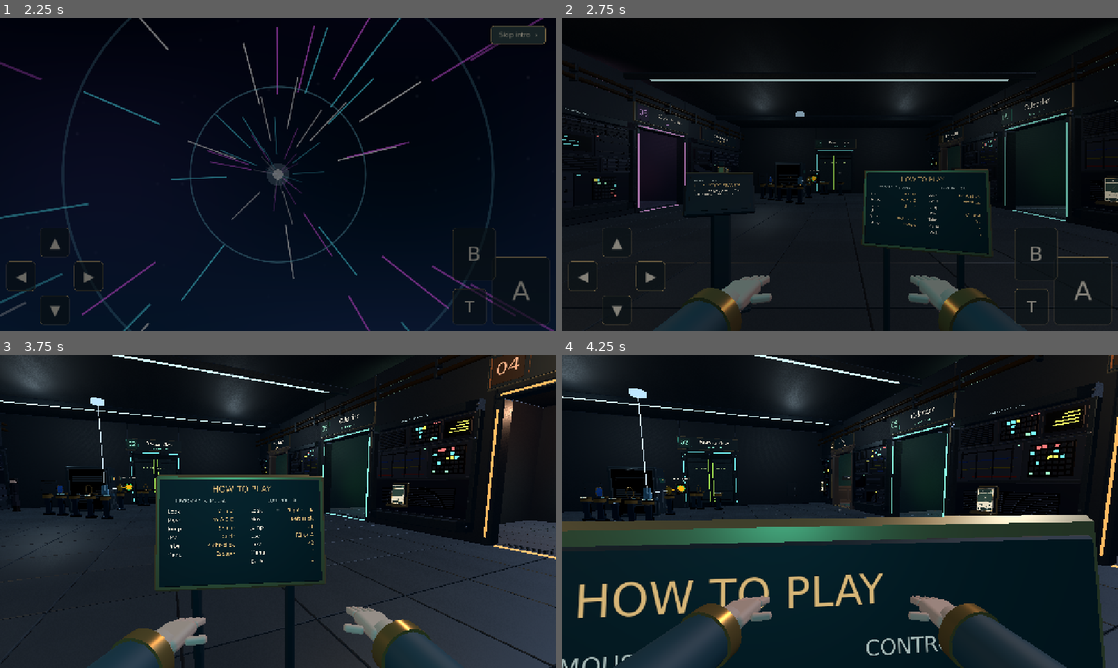
Above: before the commit, frames 1-4 (two rows, left to right).
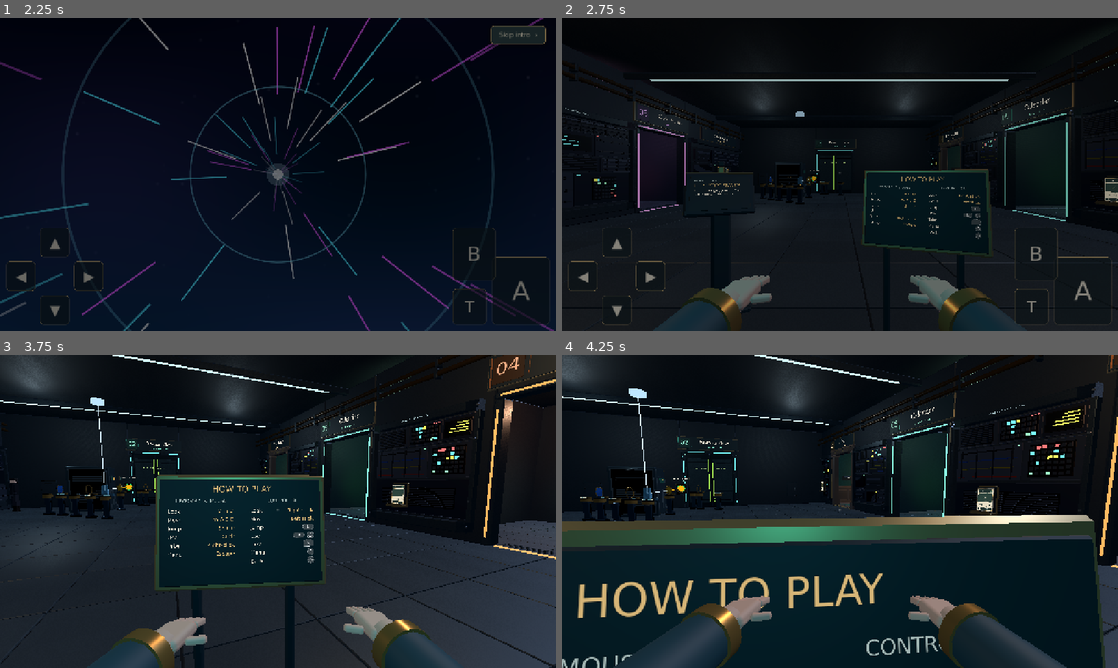
Above: after the commit, the same moments.

Repository: amberwhitehead/pass-the-game
Game: Godot game, scene res://scenes/title/title.tscn
Two runs of this game, one before a commit and one after it. Both use one fixed random seed, a clock stepped at 60 frames per second and the inputs below.
Inputs (mouse positions are in pixels of both pictures, inside the frame that each line leads up to):
- Up to frame 1 (2.25 s): click "New game" at 0.5 s; click "Skip intro ›" at 1.25 s; click "Skip intro ›" at 2 s
- Up to frame 2 (2.75 s): no input
- Up to frame 3 (3.75 s): tap Enter (ui_accept) at 2.75 s; move the mouse to (400, 495) at 2.77 s; hold Right (move_right) 2.78-3.53 s; hold E (interact) 2.78-3.53 s; click (400, 495) at 2.92 s; tap Space (jump) at 3.02 s; tap R (secondary) at 3.05, 3.6 s; move the mouse to (250, 511) at 3.52 s; hold W (move_up) from 3.53 s (still down); click (250, 511) at 3.67 s
- Up to frame 4 (4.25 s): keep holding W (move_up); tap Space (jump) at 3.77 s; tap E (interact) at 3.8 s

Frame 1 is identical in both runs. In frame 2, 0.1% of the frame differs, in the area x 72-76%, y 60-71%; in frame 3, 0.2%, in the area x 52-57%, y 54-67%; in frame 4, nothing differs.

Commit message:
Draw controller buttons to match the pad; make R2 taps reliable
- ui/pad_glyph.gd draws a button like the real one: PlayStation ✕ ○ □ △
  in their colours, L1/R1 bars and L2/R2 triggers, OPTIONS; Xbox coloured
  A B X Y, LB/RB, LT/RT; an unknown pad gets a plain circle (marking which
  face button) or a plain rectangle. PadLabels.kind() tells them apart.
- The hall prompt's badges, the conversation box's continue hint and the
  How to play placard (via small viewports) use the drawn buttons, and
  follow the pad that is plugged in.
- R2 is read per event with hysteresis (press at 0.35, release at 0.15):
  polling once per tick missed quick taps of the analog trigger.

Co-Authored-By: Claude Opus 5.5 <noreply@anthropic.com>

Diff:
--- a/godot/autoload/game.gd
+++ b/godot/autoload/game.gd
@@ -182,7 +182,7 @@
 		["strafe_left", JOY_AXIS_LEFT_X, -1.0], ["strafe_right", JOY_AXIS_LEFT_X, 1.0],
 		["look_left", JOY_AXIS_RIGHT_X, -1.0], ["look_right", JOY_AXIS_RIGHT_X, 1.0],
 		["look_up", JOY_AXIS_RIGHT_Y, -1.0], ["look_down", JOY_AXIS_RIGHT_Y, 1.0],
-		["secondary", JOY_AXIS_TRIGGER_RIGHT, 1.0],  # R2: a target's second action (take a prism)
+		["secondary", JOY_AXIS_TRIGGER_RIGHT, 1.0],  # R2: a target's second action (the player reads it per event)
 	]
 	for action in ["look_left", "look_right", "look_up", "look_down", "strafe_left", "strafe_right", "pause", "secondary"]:
 		_ensure(action)
--- a/godot/autoload/pad_labels.gd
+++ b/godot/autoload/pad_labels.gd
@@ -29,3 +29,24 @@
 	# Browsers report a DualSense as "DualSense Wireless Controller"; some older pads
 	# only as "Wireless Controller", which is Sony's name for both.
 	return name.begins_with("wireless controller")
+
+
+## Lower-case pieces of a pad's reported name that mark an Xbox (or XInput) controller.
+const XBOX_NAMES := ["xbox", "xinput", "microsoft", "x-box"]
+
+
+## "playstation", "xbox", or "generic" when the pad's name says neither (or no pad).
+## device -1 checks the first connected pad.
+static func kind(device := -1) -> String:
+	if device < 0:
+		var pads := Input.get_connected_joypads()
+		if pads.is_empty():
+			return "generic"
+		device = pads[0]
+	if is_playstation(device):
+		return "playstation"
+	var name := Input.get_joy_name(device).to_lower()
+	for piece: String in XBOX_NAMES:
+		if piece in name:
+			return "xbox"
+	return "generic"
--- a/godot/scenes/escape/controls_placard.gd
+++ b/godot/scenes/escape/controls_placard.gd
@@ -8,14 +8,18 @@
 const Sign := preload("res://ui/world_sign.gd")
 const KeyBindings := preload("res://autoload/key_bindings.gd")
 const PadLabels := preload("res://autoload/pad_labels.gd")
+const PadGlyph := preload("res://ui/pad_glyph.gd")
 
 const BOARD_AT := Vector3(0, 1.3, .06)
 const BOARD_SIZE := Vector2(.95, .62)
 
 const LINE_H := .05
+const GLYPH_PX := 48.0        ## Drawn button height, in pixels, before it goes on the board...
+const GLYPH_H := .042         ## ...and its height on the board, in metres.
 const ROWS := 7
-## Per section, one [action, button] pair of labels per line: the action pinned left, the
-## button pinned right, so the buttons line up down the section's right edge.
+## Per section, one row per line: [action label, button label, glyph slots]. The action is
+## pinned left and the button right, so the buttons line up down the section's right edge.
+## Controller buttons are drawn (ui/pad_glyph.gd) to look like the pad that is plugged in.
 var keyboard: Array = []
 var controller: Array = []
 
@@ -36,11 +40,32 @@
 	_fill(controller, controller_lines())
 
 
-static func _fill(rows: Array, lines: Array) -> void:
+func _fill(rows: Array, lines: Array) -> void:
+	var kind := PadLabels.kind()
 	for i in rows.size():
 		var pair: Array = lines[i] if i < lines.size() else ["", ""]
-		rows[i][0].text = pair[0]
-		rows[i][1].text = pair[1]
+		var row: Array = rows[i]
+		row[0].text = pair[0]
+		var glyphs: Array = pair[1] if pair[1] is Array else []
+		row[1].text = pair[1] if pair[1] is String else ""
+		# Lay the drawn buttons right to left from the section's right edge.
+		var right: float = row[1].position.x
+		for k in row[2].size():
+			var slot: Dictionary = row[2][k]
+			var sprite: Sprite3D = slot.sprite
+			sprite.visible = k < glyphs.size()
+			if not sprite.visible:
+				continue
+			var glyph: Control = slot.glyph
+			glyph.button = glyphs[glyphs.size() - 1 - k]
+			glyph.kind = kind
+			var px := PadGlyph.size_for(glyph.button, kind, GLYPH_PX)
+			slot.viewport.size = Vector2i(px.ceil())
+			glyph.size = px
+			slot.viewport.render_target_update_mode = SubViewport.UPDATE_ONCE
+			var width := px.x * sprite.pixel_size
+			sprite.position = Vector3(right - width * 0.5, row[1].position.y, row[1].position.z + .002)
+			right -= width + .015
 
 
 ## [action, button] per line.
@@ -56,15 +81,16 @@
 	]
 
 
+## A list instead of a word means drawn buttons (ui/pad_glyph.gd names).
 static func controller_lines() -> Array:
 	return [
 		["Look", "Right stick"],
 		["Move", "Left stick"],
-		["Jump", "L1"],
-		["Use", "R1 or %s" % PadLabels.face(JOY_BUTTON_A)],
-		["Take", "R2"],
-		["Menu", PadLabels.face(JOY_BUTTON_Y)],
-		["Back", PadLabels.face(JOY_BUTTON_B)],
+		["Jump", ["l1"]],
+		["Use", ["r1", "a"]],
+		["Take", ["r2"]],
+		["Menu", ["y"]],
+		["Back", ["b"]],
 	]
 
 
@@ -108,4 +134,31 @@
 			button.horizontal_alignment = HORIZONTAL_ALIGNMENT_RIGHT
 			button.position = Vector3(center + half, y, .012)
 			board.add_child(button)
-			rows.append([action, button])
+			var slots: Array = []
+			if column > 0:
+				for k in 2:
+					slots.append(_glyph_slot(board))
+			rows.append([action, button, slots])
+
+
+## A drawn controller button on the board: a small viewport holding a PadGlyph, shown on a
+## Sprite3D. It is redrawn only when the button or the pad changes.
+func _glyph_slot(board: Node3D) -> Dictionary:
+	var viewport := SubViewport.new()
+	viewport.transparent_bg = true
+	viewport.disable_3d = true
+	viewport.gui_disable_input = true
+	viewport.size = Vector2i(64, 48)
+	viewport.render_target_update_mode = SubViewport.UPDATE_ONCE
+	add_child(viewport)
+	var glyph := PadGlyph.new()
+	glyph.glyph_height = GLYPH_PX
+	viewport.add_child(glyph)
+	var sprite := Sprite3D.new()
+	sprite.texture = viewport.get_texture()
+	sprite.pixel_size = GLYPH_H / GLYPH_PX
+	sprite.shaded = false
+	sprite.alpha_cut = SpriteBase3D.ALPHA_CUT_DISABLED
+	sprite.visible = false
+	board.add_child(sprite)
+	return {"viewport": viewport, "glyph": glyph, "sprite": sprite}
--- a/godot/scenes/escape/hub_hud.gd
+++ b/godot/scenes/escape/hub_hud.gd
@@ -81,20 +81,25 @@
 		_interact_key = "touch"
 
 
-## The interact prompt's badge: R1 while a controller is plugged in (✕ works too),
-## A after touching the screen, otherwise Click.
+## The interact prompt's badge: the R1 button drawn for the plugged-in controller (✕ and
+## its look-alikes work too), A after touching the screen, otherwise Click.
 func _interact_label() -> String:
 	if not Input.get_connected_joypads().is_empty():
-		return "R1"
+		return "pad:r1:" + _pad_kind()
 	return "A" if _interact_key == "touch" else "Click"
 
 
-## The second action's badge: R2 while a controller is plugged in, T after touching the
-## screen, otherwise Right-click.
+## The second action's badge: the R2 trigger drawn for the plugged-in controller, T after
+## touching the screen, otherwise Right-click.
 func _secondary_label() -> String:
 	if not Input.get_connected_joypads().is_empty():
-		return "R2"
+		return "pad:r2:" + _pad_kind()
 	return "T" if _interact_key == "touch" else "Right-click"
+
+
+## "playstation", "xbox" or "generic": the pad last used, or the first one plugged in.
+func _pad_kind() -> String:
+	return PadLabels.kind(_pad_device if _pad_device in Input.get_connected_joypads() else -1)
 
 
 ## A face button's name for the last input: the controller's own symbol, or the touch
--- a/godot/scenes/room/player.gd
+++ b/godot/scenes/room/player.gd
@@ -96,9 +96,6 @@
 		pitch = -_axis("look_up", "look_down") * look_speed
 		_strength("jump")  # Clears a hold-over once Space is released.
 		jump = Input.is_action_just_pressed("jump") and not _suppressed.has("jump")
-		# R2 is an analog trigger, so it is read as a press here rather than per event.
-		if Input.is_action_just_pressed("secondary") and _pad_secondary():
-			_use_secondary()
 	rotation.y += yaw * delta
 	_pitch(pitch * delta)
 	# Yaw-only axes: looking up or down never tilts or slows walking.
@@ -195,6 +192,9 @@
 
 
 func _unhandled_input(event: InputEvent) -> void:
+	if event is InputEventJoypadMotion and event.axis == JOY_AXIS_TRIGGER_RIGHT:
+		_r2_motion(event)
+		return
 	# A left click interacts while the mouse is looking around (E still works too).
 	var click: bool = event is InputEventMouseButton and event.pressed \
 		and event.button_index == MOUSE_BUTTON_LEFT and event.device != InputEvent.DEVICE_ID_EMULATION \
@@ -227,10 +227,19 @@
 	target.secondary(self)
 
 
-## True while the secondary action is held on a controller (not the keyboard's R, which
-## arrives as an event in _unhandled_input).
-func _pad_secondary() -> bool:
-	for d in Input.get_connected_joypads():
-		if Input.get_joy_axis(d, JOY_AXIS_TRIGGER_RIGHT) > 0.5:
-			return true
-	return false
+
+## R2 is analog. Read per event, with hysteresis, so a quick tap that goes up and back
+## between two game ticks still counts (polling once per tick missed those), and a
+## trigger resting around the threshold doesn't fire twice.
+const R2_PRESS := 0.35
+const R2_RELEASE := 0.15
+var _r2_down := {}  ## device -> R2 counted as held
+
+
+func _r2_motion(event: InputEventJoypadMotion) -> void:
+	var down: bool = _r2_down.get(event.device, false)
+	if not down and event.axis_value >= R2_PRESS:
+		_r2_down[event.device] = true
+		_use_secondary()
+	elif down and event.axis_value <= R2_RELEASE:
+		_r2_down[event.device] = false
--- a/godot/tests/controls_menu_test.gd
+++ b/godot/tests/controls_menu_test.gd
@@ -259,8 +259,9 @@
 	var sheet: PanelContainer = load("res://ui/conversation_sheet.gd").new()
 	root.add_child(sheet)
 	sheet.arrive()
-	var continue_key := "R1" if not Input.get_connected_joypads().is_empty() else "CLICK"  # This machine may have a pad plugged in.
-	_expect(sheet.hint.text == continue_key + "  /  CONTINUE", "Dialogue says %s to continue, whatever the keys (%s)" % [continue_key, sheet.hint.text])
+	var pad_in := not Input.get_connected_joypads().is_empty()  # This machine may have a pad plugged in.
+	_expect((sheet.glyph.visible and sheet.hint.text.strip_edges() == "CONTINUE") if pad_in else sheet.hint.text == "CLICK  /  CONTINUE",
+		"Dialogue shows the pad's R1, or says click, to continue (%s)" % sheet.hint.text)
 	sheet.queue_free()
 	_expect("J" in _player.mouse_capture._hint_text() and "Q for the menu" in _player.mouse_capture._hint_text(),
 		"The click-to-look card names the new keys")
--- a/godot/tests/objective_console_test.gd
+++ b/godot/tests/objective_console_test.gd
@@ -34,8 +34,8 @@
 	_expect(console._text.text == Objectives.current().text and "EGYPT" in console._chapter.text, "It shows the first objective")
 	_expect(not _hud_mentions("FIELD NOTES"), "The top-left objective panel is gone")
 	var pads := not Input.get_connected_joypads().is_empty()  # This machine may have a pad plugged in.
-	_expect(_room.hud._interact_label() == ("R1" if pads else "Click"), "The prompt says Click, or R1 with a controller plugged in")
-	_expect(_room.hud._secondary_label() == ("R2" if pads else "Right-click"), "...and Right-click, or R2, for a second action")
+	_expect(_room.hud._interact_label().begins_with("pad:r1:") if pads else _room.hud._interact_label() == "Click", "The prompt says Click, or shows R1 with a controller plugged in")
+	_expect(_room.hud._secondary_label().begins_with("pad:r2:") if pads else _room.hud._secondary_label() == "Right-click", "...and Right-click, or R2, for a second action")
 	var drift := InputEventJoypadMotion.new()
 	drift.device = 2
 	drift.axis = JOY_AXIS_LEFT_X
@@ -52,7 +52,7 @@
 	press.pressed = false
 	Input.parse_input_event(press)
 	await process_frame
-	_expect(_room.hud._interact_label() == ("R1" if not Input.get_connected_joypads().is_empty() else "Click"),
+	_expect(_room.hud._interact_label().begins_with("pad:r1:") != Input.get_connected_joypads().is_empty(),
 		"The prompt says R1 only while a controller is plugged in")
 	var key := InputEventKey.new()
 	key.keycode = KEY_SHIFT
@@ -63,6 +63,7 @@
 	Input.parse_input_event(key)
 	await process_frame
 
+	await _r2_taps()
 	await _point_at(console, _room.get_node("Challenge4").global_position, "Egypt's station")
 
 	_game.set_flag("escape_prism_solved")
@@ -93,6 +94,32 @@
 	_expect(console.blinks_done == 3 and not console._beam.visible, "It blinks three times at %s, then goes dark" % what)
 
 
+## R2 is analog: a tap that rises and falls between two game ticks still takes, once;
+## a trigger hovering around the threshold doesn't take twice.
+func _r2_taps() -> void:
+	var player = _room.get_node("Player")
+	var dummy := _Taker.new()
+	dummy.secondary_prompt = "Take it"
+	_room.add_child(dummy)
+	for values in [[0.0, 0.8, 0.0], [0.0, 0.4, 0.3, 0.38, 0.32, 0.0]]:
+		dummy.taken = 0
+		for v in values:
+			player.target = dummy  # Normally set by looking at it each tick.
+			var m := InputEventJoypadMotion.new()
+			m.device = 2
+			m.axis = JOY_AXIS_TRIGGER_RIGHT
+			m.axis_value = v
+			player._unhandled_input(m)
+		_expect(dummy.taken == 1, "R2 %s takes exactly once (%d)" % [values, dummy.taken])
+	dummy.queue_free()
+
+
+class _Taker extends Interactable:
+	var taken := 0
+	func secondary(_p: Node3D) -> void:
+		taken += 1
+
+
 func _hud_mentions(text: String) -> bool:
 	for label in _room.hud.find_children("*", "Label", true, false):
 		if text in (label as Label).text:
--- a/godot/ui/conversation_sheet.gd
+++ b/godot/ui/conversation_sheet.gd
@@ -2,9 +2,12 @@
 ## Shared dialogue typography and frame; callers retain their story/typewriter logic.
 const Style := preload("res://ui/game_style.gd")
 const KeyBindings := preload("res://autoload/key_bindings.gd")
+const PadGlyph := preload("res://ui/pad_glyph.gd")
+const PadLabels := preload("res://autoload/pad_labels.gd")
 var speaker: Label
 var copy: RichTextLabel
 var hint: Label
+var glyph: Control  ## The controller's R1, drawn, before the hint while a pad is plugged in.
 var _arrival: Tween
 var _key := ""  # Empty = keyboard: the current Interact key.
 
@@ -25,6 +28,12 @@
 	speaker.add_theme_color_override("font_color", Style.GOLD)
 	speaker.size_flags_horizontal = Control.SIZE_EXPAND_FILL
 	header.add_child(speaker)
+	glyph = PadGlyph.new()
+	glyph.button = "r1"
+	glyph.glyph_height = 16.0
+	glyph.size_flags_vertical = Control.SIZE_SHRINK_CENTER
+	glyph.visible = false
+	header.add_child(glyph)
 	hint = Label.new()
 	hint.text = "CLICK  /  CONTINUE"
 	hint.add_theme_font_size_override("font_size", 12)
@@ -60,9 +69,13 @@
 		_key = "TAP"
 	_show_hint()
 
-## R1 while a controller is plugged in, otherwise CLICK (TAP after touching the screen).
+## The controller's R1 button, drawn, while one is plugged in; otherwise CLICK (TAP
+## after touching the screen).
 func _show_hint() -> void:
-	var key := _key
-	if key.is_empty():
-		key = "R1" if not Input.get_connected_joypads().is_empty() else "CLICK"
-	hint.text = key + "  /  CONTINUE"
+	var pad := _key.is_empty() and not Input.get_connected_joypads().is_empty()
+	glyph.visible = pad
+	if pad:
+		glyph.kind = PadLabels.kind()
+		hint.text = "  CONTINUE"
+		return
+	hint.text = (_key if not _key.is_empty() else "CLICK") + "  /  CONTINUE"
--- a/godot/ui/interaction_plaque.gd
+++ b/godot/ui/interaction_plaque.gd
@@ -3,6 +3,7 @@
 ## rather than a box at the bottom of the screen. While aiming the optics it says
 ## "ALIGN THE LIGHT" above the longer hint. Place it with place_below_center().
 const Style := preload("res://ui/game_style.gd")
+const PadGlyph := preload("res://ui/pad_glyph.gd")
 const MAX_WIDTH := 460.0
 const GAP := 18.0  ## Pixels between the centre of the screen and the caption's top.
 var key: Label
@@ -53,7 +54,31 @@
 	var label := Style.label("E", 12, Style.INK)
 	label.horizontal_alignment = HORIZONTAL_ALIGNMENT_CENTER
 	badge.add_child(label)
+	# A controller button shows as a drawn icon instead (see set_key).
+	var glyph := PadGlyph.new()
+	glyph.glyph_height = 18.0
+	glyph.size_flags_horizontal = Control.SIZE_SHRINK_BEGIN
+	glyph.visible = false
+	badge.add_child(glyph)
+	badge.set_meta("style", badge_style)
 	return label
+
+
+## Shows `spec` in a key badge: a word such as "Click", or "pad:<button>:<kind>" for a
+## drawn controller button (ui/pad_glyph.gd), e.g. "pad:r1:playstation".
+static func set_key(label: Label, spec: String) -> void:
+	var badge := label.get_parent() as PanelContainer
+	var glyph := badge.get_child(1) as Control
+	var pad := spec.begins_with("pad:")
+	label.visible = not pad
+	glyph.visible = pad
+	badge.add_theme_stylebox_override("panel", StyleBoxEmpty.new() if pad else badge.get_meta("style"))
+	if pad:
+		var parts := spec.split(":")
+		glyph.button = parts[1]
+		glyph.kind = parts[2] if parts.size() > 2 else "generic"
+	else:
+		label.text = spec
 
 
 func _caption(row: Control) -> Label:
@@ -77,12 +102,12 @@
 
 
 func present(text: String, input_key: String, aiming: bool, text2 := "", input_key2 := "") -> void:
-	key.text = "↔" if aiming else input_key
+	set_key(key, "↔" if aiming else input_key)
 	detail.visible = aiming
 	var second := text2 != "" and not aiming
 	key2.get_parent().visible = second
 	title2.visible = second
-	key2.text = input_key2
+	set_key(key2, input_key2)
 	if text + "|" + text2 == _last:
 		return
 	_last = text + "|" + text2
--- /dev/null
+++ b/godot/ui/pad_glyph.gd
@@ -0,0 +1,152 @@
+extends Control
+## A drawn controller button, shaped and coloured like the real one on the player's pad.
+##
+##   button: "a" "b" "x" "y" (face buttons by position: bottom, right, left, top),
+##           "l1" "r1" (shoulders), "l2" "r2" (triggers), "start".
+##   kind:   "playstation" (✕ ○ □ △ in their colours, L1/R1, L2/R2, OPTIONS),
+##           "xbox" (green A, red B, blue X, yellow Y, LB/RB, LT/RT, ☰),
+##           "generic" (a plain circle for a face button, which marks its position,
+##           and a plain rectangle for a shoulder or trigger).
+## PadLabels.kind(device) tells which kind a connected pad is.
+
+const Style := preload("res://ui/game_style.gd")
+
+const FACE := ["a", "b", "x", "y"]
+const PS_COLORS := {"a": Color("7fb2f0"), "b": Color("ff6b6b"), "x": Color("eb8fd8"), "y": Color("3fd1a8")}
+const XBOX_COLORS := {"a": Color("5fb946"), "b": Color("e24a3b"), "x": Color("2f7fe0"), "y": Color("f2c230")}
+const XBOX_NAMES := {"a": "A", "b": "B", "x": "X", "y": "Y", "l1": "LB", "r1": "RB", "l2": "LT", "r2": "RT", "start": "☰"}
+const PS_NAMES := {"l1": "L1", "r1": "R1", "l2": "L2", "r2": "R2", "start": "OPTIONS"}
+const BODY := Color("1c2328")
+const RIM := Color("c9d3d6")
+
+var button := "a":
+	set(value):
+		button = value
+		_resize()
+var kind := "generic":
+	set(value):
+		kind = value
+		_resize()
+## Height in pixels; widths follow from the button's shape.
+var glyph_height := 20.0:
+	set(value):
+		glyph_height = value
+		_resize()
+
+
+func _init() -> void:
+	mouse_filter = Control.MOUSE_FILTER_IGNORE
+	_resize()
+
+
+## The size this glyph wants for its button and height.
+static func size_for(which: String, of_kind: String, height: float) -> Vector2:
+	if which in FACE:
+		return Vector2(height, height)
+	if which == "start":
+		return Vector2(height * (2.6 if of_kind == "playstation" else 1.3), height)
+	return Vector2(height * 1.55, height)
+
+
+func _resize() -> void:
+	custom_minimum_size = size_for(button, kind, glyph_height)
+	queue_redraw()
+
+
+func _draw() -> void:
+	var box := Rect2(Vector2.ZERO, size)
+	if button in FACE:
+		_draw_face(box)
+	elif button in ["l1", "r1"]:
+		_draw_shoulder(box, false)
+	elif button in ["l2", "r2"]:
+		_draw_shoulder(box, true)
+	else:
+		_draw_pill(box)
+
+
+func _draw_face(box: Rect2) -> void:
+	var c := box.get_center()
+	var r := minf(box.size.x, box.size.y) * 0.5 - 1.0
+	match kind:
+		"playstation":
+			draw_circle(c, r, BODY)
+			draw_arc(c, r, 0, TAU, 32, RIM, 1.2, true)
+			var col: Color = PS_COLORS[button]
+			var s := r * 0.48
+			var w := maxf(1.6, r * 0.16)
+			match button:
+				"a":
+					draw_line(c + Vector2(-s, -s), c + Vector2(s, s), col, w, true)
+					draw_line(c + Vector2(-s, s), c + Vector2(s, -s), col, w, true)
+				"b":
+					draw_arc(c, s, 0, TAU, 24, col, w, true)
+				"x":
+					draw_rect(Rect2(c - Vector2(s, s) * 0.9, Vector2(s, s) * 1.8), col, false, w)
+				"y":
+					var t := PackedVector2Array([c + Vector2(0, -s * 1.05), c + Vector2(s * 1.05, s * 0.75), c + Vector2(-s * 1.05, s * 0.75), c + Vector2(0, -s * 1.05)])
+					draw_polyline(t, col, w, true)
+		"xbox":
+			draw_circle(c, r, XBOX_COLORS[button])
+			draw_arc(c, r, 0, TAU, 32, Color(0, 0, 0, .35), 1.0, true)
+			_text(c, XBOX_NAMES[button], r * 1.15, Color("151515") if button == "y" else Color.WHITE)
+		_:
+			# Unknown pad: a plain circle, with a dot showing which of the four it is.
+			draw_circle(c, r, Color("39454a"))
+			draw_arc(c, r, 0, TAU, 32, RIM, 1.2, true)
+			var offsets := {"a": Vector2(0, 1), "b": Vector2(1, 0), "x": Vector2(-1, 0), "y": Vector2(0, -1)}
+			for key: String in offsets:
+				var at: Vector2 = c + offsets[key] * r * 0.5
+				if key == button:
+					draw_circle(at, r * 0.24, Color.WHITE)
+				else:
+					draw_arc(at, r * 0.2, 0, TAU, 12, Color(1, 1, 1, .45), 1.0, true)
+
+
+## A shoulder button is a flat rounded bar; a trigger is taller with a rounded top.
+func _draw_shoulder(box: Rect2, trigger: bool) -> void:
+	var body := StyleBoxFlat.new()
+	body.bg_color = BODY if kind != "generic" else Color("39454a")
+	body.border_color = RIM
+	body.set_border_width_all(1)
+	body.anti_aliasing = true
+	if trigger:
+		body.corner_radius_top_left = int(box.size.y * 0.5)
+		body.corner_radius_top_right = int(box.size.y * 0.5)
+		body.corner_radius_bottom_left = 3
+		body.corner_radius_bottom_right = 3
+		draw_style_box(body, box)
+	else:
+		body.set_corner_radius_all(int(box.size.y * 0.3))
+		draw_style_box(body, Rect2(box.position + Vector2(0, box.size.y * 0.12), box.size * Vector2(1, 0.76)))
+	var label := ""
+	match kind:
+		"playstation":
+			label = PS_NAMES[button]
+		"xbox":
+			label = XBOX_NAMES[button]
+		_:
+			label = button.substr(0, 1).to_upper()  # Just L or R on an unknown pad.
+	_text(box.get_center() + Vector2(0, box.size.y * (0.06 if trigger else 0.0)), label, box.size.y * 0.55, Color.WHITE)
+
+
+func _draw_pill(box: Rect2) -> void:
+	var body := StyleBoxFlat.new()
+	body.bg_color = BODY
+	body.border_color = RIM
+	body.set_border_width_all(1)
+	body.set_corner_radius_all(int(box.size.y * 0.5))
+	body.anti_aliasing = true
+	draw_style_box(body, box)
+	var label: String = PS_NAMES.get(button, "") if kind == "playstation" else XBOX_NAMES.get(button, "")
+	_text(box.get_center(), label, box.size.y * (0.42 if kind == "playstation" else 0.6), Color.WHITE)
+
+
+func _text(center: Vector2, text: String, font_size: float, color: Color) -> void:
+	if text == "":
+		return
+	var font := Style.font(true)
+	var px := maxi(6, int(font_size))
+	var sz := font.get_string_size(text, HORIZONTAL_ALIGNMENT_LEFT, -1, px)
+	var baseline := center.y + (font.get_ascent(px) - font.get_descent(px)) * 0.5
+	draw_string(font, Vector2(center.x - sz.x * 0.5, baseline), text, HORIZONTAL_ALIGNMENT_LEFT, -1, px, color)
Not shown, added: godot/ui/pad_glyph.gd.uid
